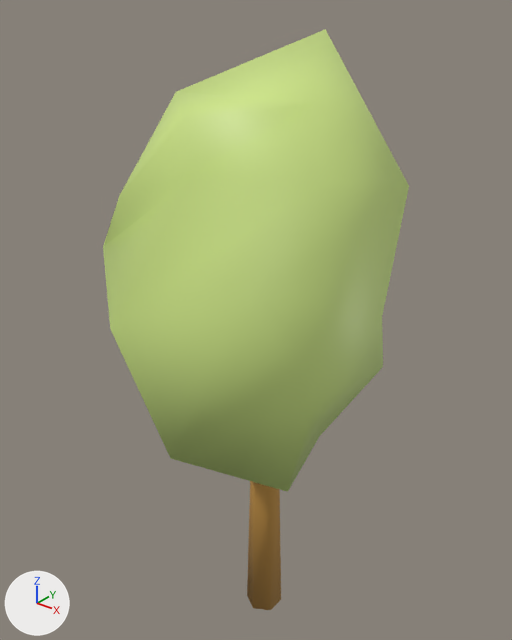
Two versions of the glTF model frontend/public/TreeVariants/Tree_03.glb, one commit apart.
Both versions are drawn from a 50 mm camera at (8.47, -10.93, 14.9) aimed at (-0.48, 0.25, 7.97). Lighting does not change. The marker at lower left points along +X, +Y and +Z. Vertices at the same position are counted once.

Names of what the first picture shows: 'Tree03'.
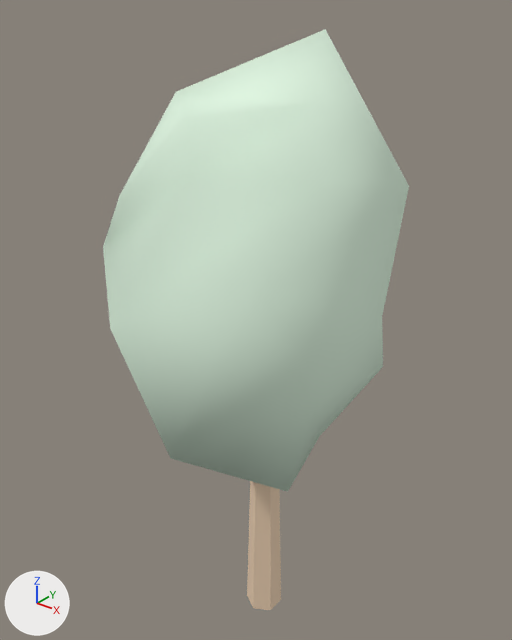
Changed parts and their boxes (x1, y1, x2, y2) in the pictures (512 x 640 px):
'Tree03', recoloured, shading changed (green to white)
    both: (103, 29, 409, 610)
part 1 of me_foliage__leafcard_005, shading changed
    both: (247, 481, 281, 610)
part 2 of me_foliage__leafcard_005, shading changed
    both: (253, 482, 271, 609)

Diff of the bpy script that builds the scene:
```diff
--- a/frontend/public/TreeVariants/Tree_03.glb.py
+++ b/frontend/public/TreeVariants/Tree_03.glb.py
@@ mat_leafes @@
 mat_leafes = principled_material('Leafes')
-mat_leafes.base_color = (0.625, 0.8, 0.244)  # green #cfe787
+mat_leafes.base_color = (0.747, 0.928, 0.759)  # white #e0f7e2
@@ mat_bark @@
 mat_bark = principled_material('Bark')
-mat_bark.base_color = (0.487, 0.256, 0.0532)  # orange #b98a41
+mat_bark.base_color = (0.858, 0.644, 0.456)  # beige #eed2b4
 mat_bark.roughness = 0.841
@@ me_foliage__leafcard_005 @@
 me_foliage__leafcard_005.from_pydata(...)  # 42 vertices, 76 faces; spans x -2.81..2.56, y -3.69..3.55, z 0.0..14.0
 # used by ob_tree03; location = (0.0, 0.0, 0.0)
+# me_foliage__leafcard_005 part 1: all 6 faces centred in x -0.35..0.35, y -0.33..0.33, z 2.01 are now shaded flat
+# me_foliage__leafcard_005 part 2: all 5 faces centred in x -0.3..0.22, y -0.3..0.3, z 4.02 are now shaded flat
 me_foliage__leafcard_005.materials.append(mat_leafes)
```
